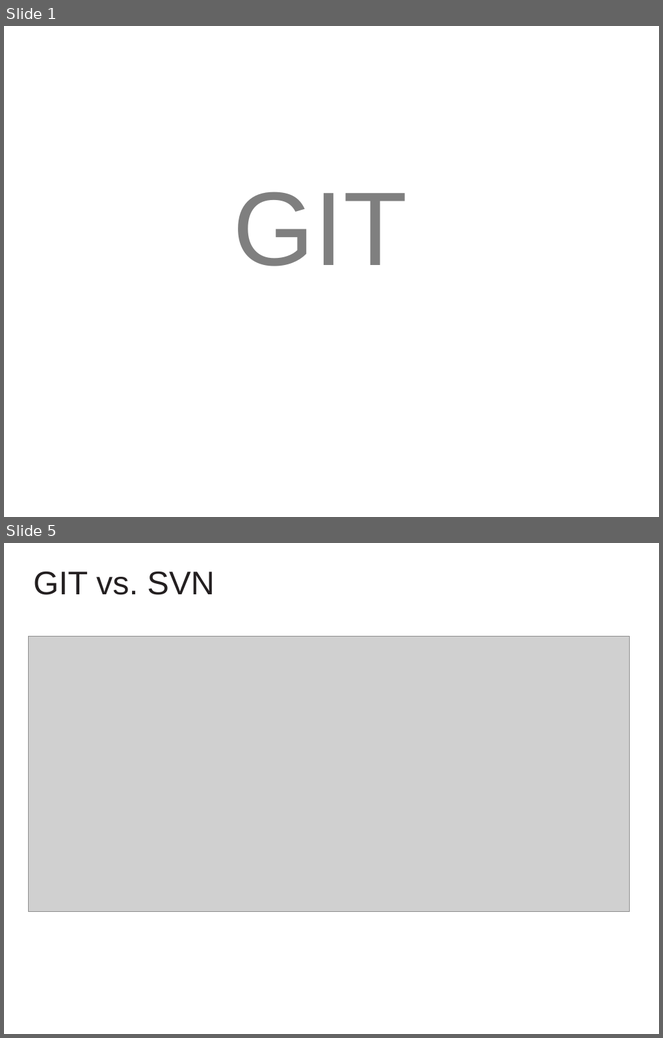
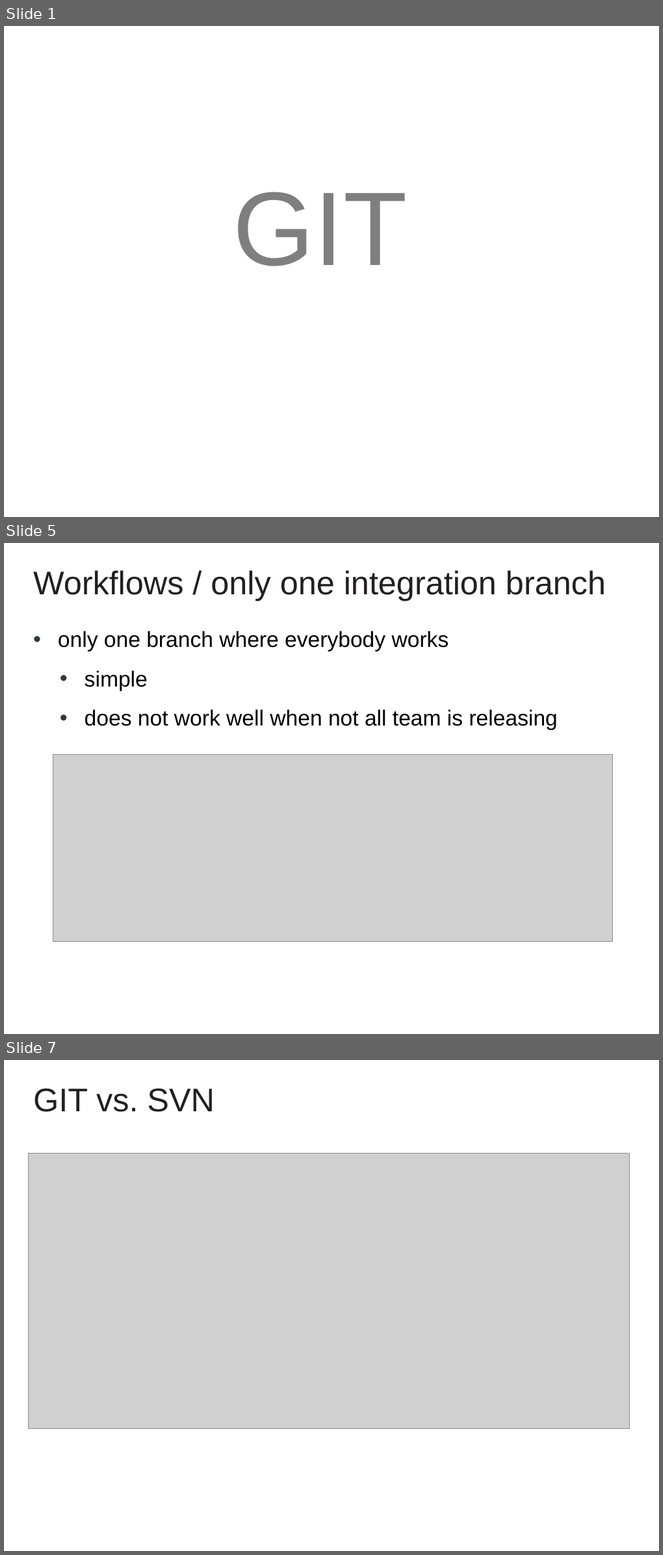
Before and after one commit to cvmocanu/git-presentation, a slide deck: GIT Presentation.pptx. Shown one above the other, each under a label of ours: slides 1 and 5 before the commit, slides 1, 5 and 7 after it; the slides between them are not shown. The pictures are 663x1038 and 663x1555 pixels, drawn with LibreOffice and Linux fonts; fonts in the diff are those of the drawing; grey boxes stand for pictures; background and template pictures are left out. Boxes give left, top, right and bottom in pixels: in the first picture for what was removed or moved away, otherwise in the second. Text is boxed around its words. In the diff, an @@ line names an element or a change of style, - is before the commit and + after.

Commit message:
workflows: add simple

```diff
--- a/GIT Presentation.pptx
+++ b/GIT Presentation.pptx
@@ slide 5 added at [4,543,659,1034], background #FFFFFF @@
@@ text added at [33,570,606,601], 36 pt, text #231F20 @@
+Workflows / only one integration branch
@@ text added at [58,631,558,730], 24 pt, text #000000 @@
+• only one branch where everybody works
+• simple
+• does not work well when not all team is releasing
@@ picture added at [53,755,612,941] @@
@@ what was slide 5 is now slide 7 @@
```
Also in this commit, not shown: 3 slides changed, 1 other slide added, 2 other files.
